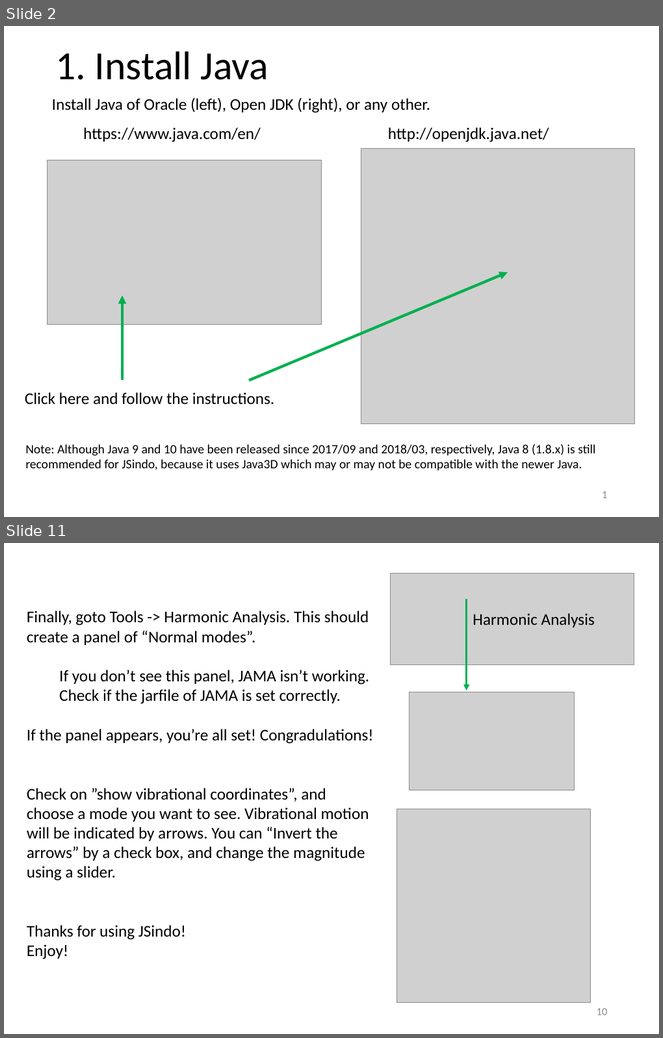
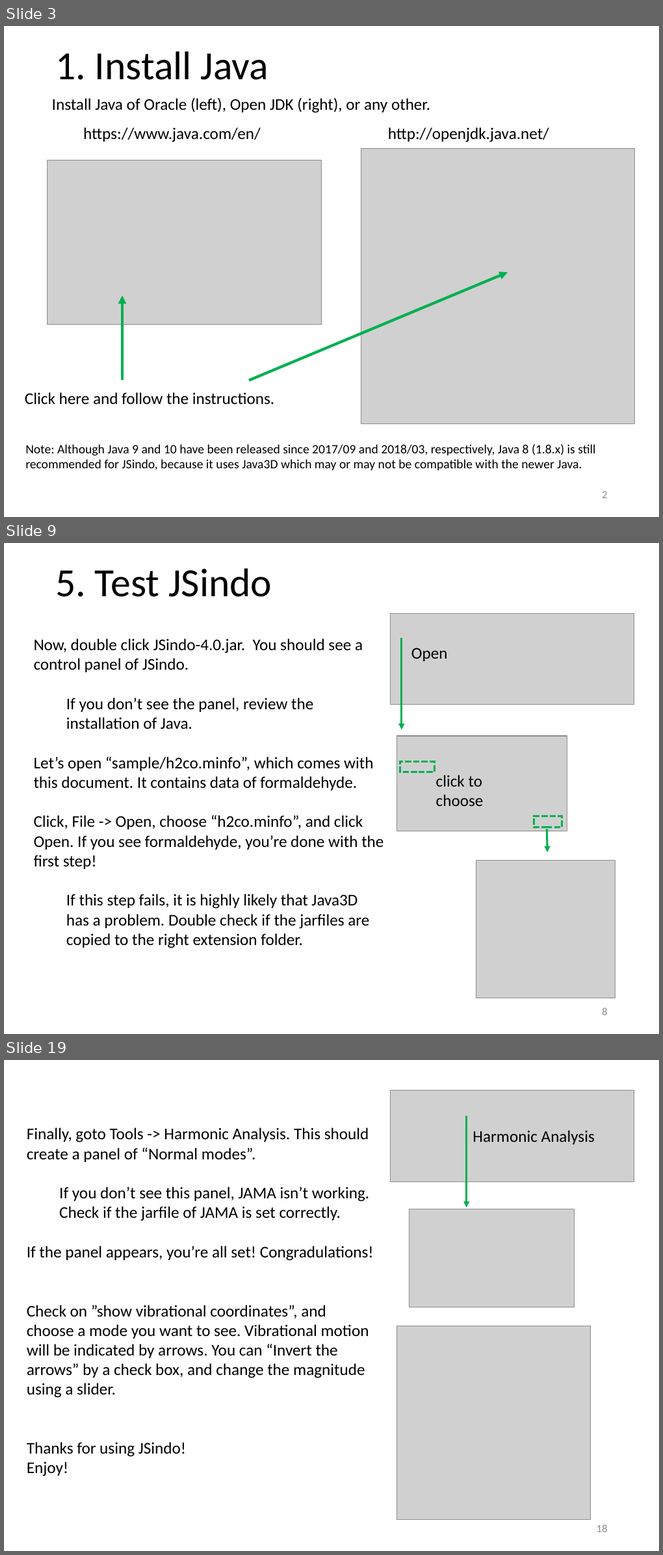
Before and after one commit to yagikiyoshi/sindo, a slide deck: doc/JSindo/install.pptx. Shown one above the other, each under a label of ours: slides 2 and 11 before the commit, slides 3, 9 and 19 after it; the slides between them are not shown. The pictures are 663x1038 and 663x1555 pixels, drawn with LibreOffice and Linux fonts; fonts in the diff are those of the drawing; grey boxes stand for pictures. Boxes give left, top, right and bottom in pixels: in the first picture for what was removed or moved away, otherwise in the second. Text is boxed around its words. In the diff, an @@ line names an element or a change of style, - is before the commit and + after.

Commit message:
modified install document

```diff
--- a/doc/JSindo/install.pptx
+++ b/doc/JSindo/install.pptx
@@ slide 9 added at box(4, 543, 659, 1034), background #FFFFFF @@
@@ title added at box(55, 568, 272, 597), 44 pt, text #000000 @@
+5. Test JSindo
@@ picture added at box(391, 614, 634, 705) @@
@@ text added at box(34, 639, 384, 949), 18 pt, text #000000 @@
+Now, double click JSindo-4.0.jar. You should see a control panel of JSindo.
+  If you don’t see the panel, review the installation of Java.
+Let’s open “sample/h2co.minfo”, which comes with this document. It contains data of formaldehyde.
+Click, File -> Open, choose “h2co.minfo”, and click Open. If you see formaldehyde, you’re done with the first step!
+  If this step fails, it is highly likely that Java3D has a problem. Double check if the jarfiles are copied to the right extension folder.
@@ arrow added from (402, 638) to (402, 730), #00B050 2.25 pt @@
@@ text added at box(412, 648, 448, 661), 18 pt, text #000000 @@
+Open
@@ picture added at box(397, 736, 567, 832) @@
@@ rectangle added at box(400, 762, 434, 772), outline #00B050 2.25 pt dashed @@
@@ text added at box(436, 775, 484, 806), 18 pt, text #000000 @@
+click to choose
@@ rectangle added at box(534, 816, 562, 826), outline #00B050 2.25 pt dashed @@
@@ arrow added from (547, 829) to (548, 852), #00B050 2.25 pt @@
@@ picture added at box(476, 861, 614, 999) @@
@@ page number added at box(602, 1008, 607, 1016), 12 pt, text #8C8C8C @@
+8
@@ what was slide 2 is now slide 3 @@
@@ page number at box(602, 491, 607, 499): text changed @@
-1
+2
@@ what was slide 11 is now slide 19 @@
@@ page number at box(597, 1525, 608, 1533): text changed @@
-10
+18
```
Also in this commit, not shown: 11 slides changed, 17 other slides added, 1 other file.
